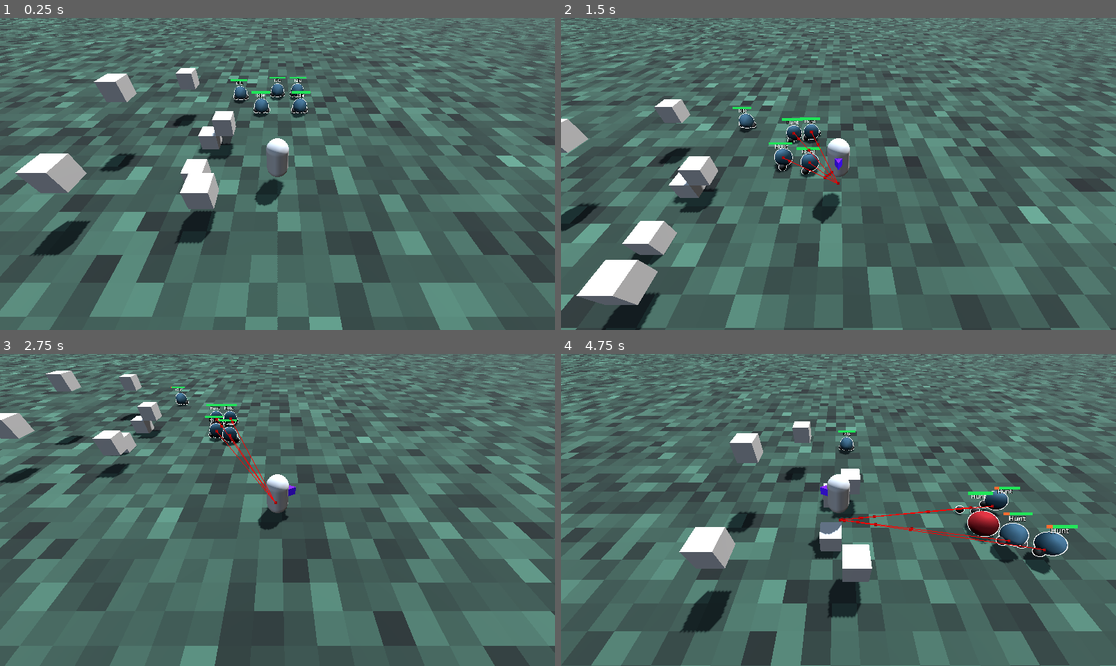
Above: before the commit, frames 1-4 (two rows, left to right).
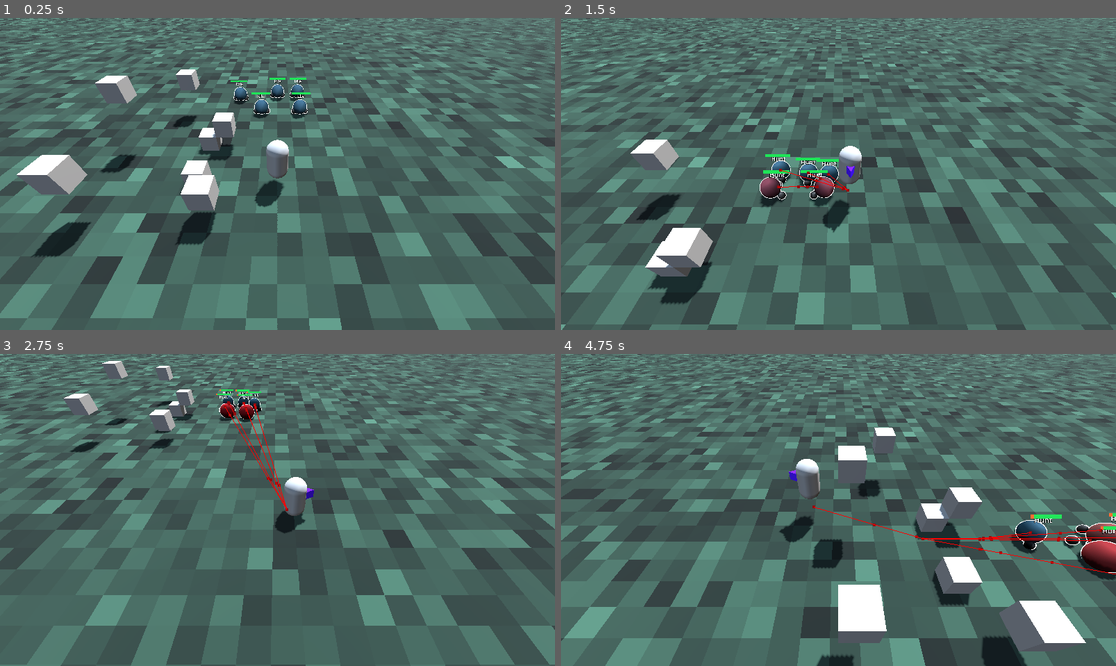
Above: after the commit, the same moments.

Repository: LipskiDev/GodotWildJam86
Game: Godot game, scene res://level/test_level_ferdi.tscn
Two runs of this game, one before a commit and one after it. Both use one fixed random seed, a clock stepped at 60 frames per second and the inputs below.
Inputs:
- Up to frame 1 (0.25 s): no input
- Up to frame 2 (1.5 s): tap Enter (attack) at 0.5, 1.35 s; hold D (right) 0.53-1.28 s; hold Shift (dash) 0.53-1.28 s; tap Space (jump) at 0.77 s; hold S (back) from 1.28 s (still down)
- Up to frame 3 (2.75 s): tap Space (jump) at 1.52 s; tap Shift (dash) at 1.55 s; release S (back) at 2.03 s; hold D (right) from 2.03 s (still down); hold Shift (dash) from 2.03 s (still down)
- Up to frame 4 (4.75 s): release D (right) at 2.78 s; release Shift (dash) at 2.78 s; hold W (forward) 2.78-3.53 s; tap Shift (dash) at 2.85, 3.8, 4.35 s; tap Space (jump) at 3.02, 3.77, 4.52 s; hold Enter (attack) 3.53-4.28 s; hold A (left) from 3.53 s (still down)

The runs differ from the first frame. In frame 1, 9.8% of the frame differs, in the area x 0-100%, y 0-100%; in frame 2, 46%; in frame 3, 42%; in frame 4, 52%.

Commit message:
exponential smoothing auf die camera geklatscht

Diff:
--- a/project/entities/player/dash.gd
+++ b/project/entities/player/dash.gd
@@ -4,13 +4,15 @@
 @export var player: Player
 @export var rotation_object: Node3D
 
-@export var dash_force: float = 40.0
+@export var dash_force: float = 80.0
 @export var dash_time: float = 0.1
 @export var max_charges: int = 4
+@export var dash_spam_delay_ms: int = 400
 
 
 var dash_cur: bool = false
 var charges: int
+var last_dash_time: int = 0
 
 
 # Called when the node enters the scene tree for the first time.
@@ -18,13 +20,9 @@
 	charges = max_charges
 
 
-func _physics_process(_delta: float) -> void:
-	pass
-
-
 func _unhandled_input(event: InputEvent) -> void:
-	if event.is_action_pressed("dash"):
-		print("dash")
+	if event.is_action_pressed("dash") and (Time.get_ticks_msec() - last_dash_time) > dash_spam_delay_ms:
+		last_dash_time = Time.get_ticks_msec()
 		if charges > 0:
 			dash_cur = true
 			charges -= 0
--- a/project/entities/player/player_camera.gd
+++ b/project/entities/player/player_camera.gd
@@ -4,9 +4,14 @@
 @export var player: Player
 @export var distance: float = 10.0
 @export var angle: float = -45.0
+@export var sway_amount: float = 0.1
+
+
+var last_position: Vector3 = Vector3(0.0, 0.0, 0.0)
 
 
 @onready var player_camera_3d: Camera3D = %PlayerCamera3D
+
 
 # Called when the node enters the scene tree for the first time.
 func _ready() -> void:
@@ -15,5 +20,6 @@
 
 
 # Called every frame. 'delta' is the elapsed time since the previous frame.
-func _process(_delta: float) -> void:
-	self.position = player.global_position
+func _physics_process(_delta: float) -> void:
+	self.global_position = player.global_position * sway_amount + last_position * (1.0 - sway_amount)
+	last_position = self.global_position
--- a/project/project.godot
+++ b/project/project.godot
@@ -63,7 +63,7 @@
 dash={
 "deadzone": 0.2,
 "events": [Object(InputEventKey,"resource_local_to_scene":false,"resource_name":"","device":-1,"window_id":0,"alt_press …(195 unchanged characters)…
-, Object(InputEventJoypadMotion,"resource_local_to_scene":false,"resource_name":"","device":-1,"axis":5,"axis_value":1.0,"script":null)
+, Object(InputEventJoypadButton,"resource_local_to_scene":false,"resource_name":"","device":-1,"button_index":10,"pressure":0.0,"pressed":true,"script":null)
 ]
 }
 
